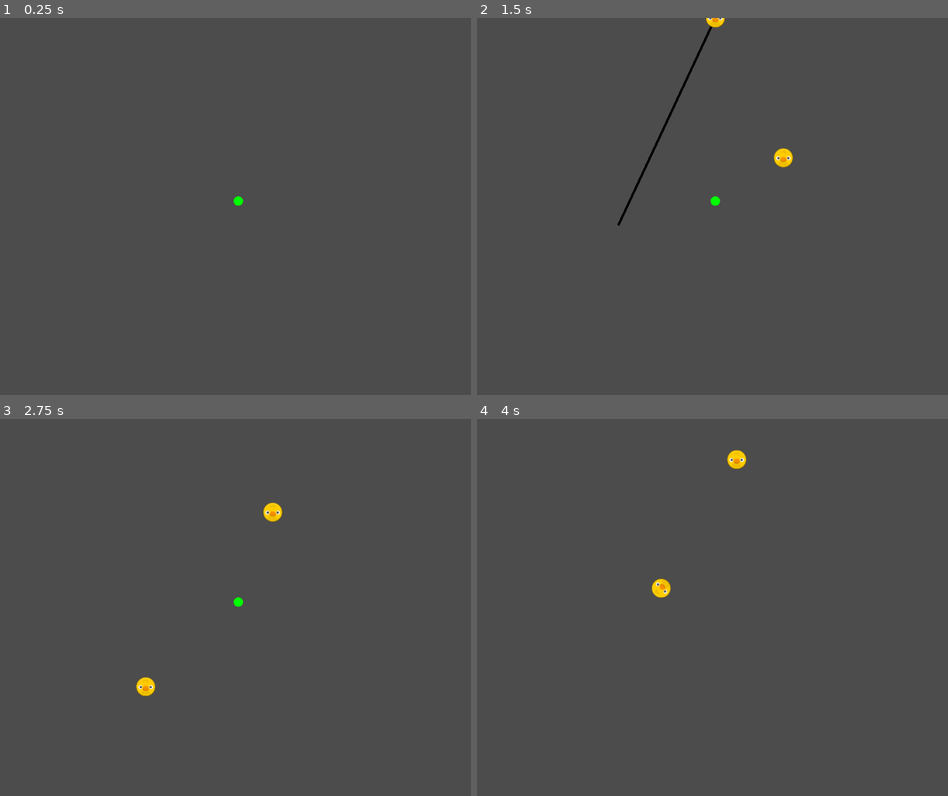
Above: before the commit, frames 1-4 (two rows, left to right).
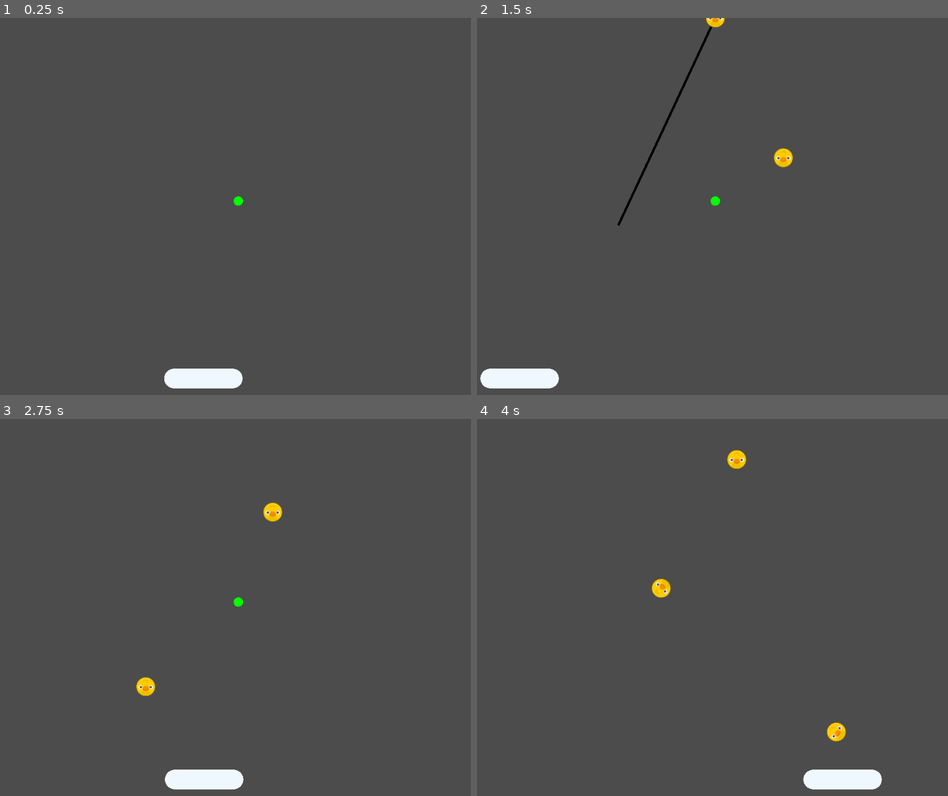
Above: after the commit, the same moments.

Repository: doctor-g/GGJ21
Game: Godot game, scene res://src/Level.tscn
Same seed, same stepped clock (60 frames per second), same inputs: the game is played once before the commit and once after it.
Inputs (mouse positions are in pixels of both pictures, inside the frame that each line leads up to):
- Up to frame 1 (0.25 s): no input
- Up to frame 2 (1.5 s): move the mouse to (816, 187) at 0.52 s; click (816, 187) at 0.67 s; move the mouse to (618, 225) at 1.27 s; click (618, 225) at 1.42 s
- Up to frame 3 (2.75 s): move the mouse to (282, 524) at 2.02 s; click (282, 524) at 2.17 s
- Up to frame 4 (4 s): move the mouse to (688, 682) at 2.77 s; click (688, 682) at 2.92 s; move the mouse to (853, 664) at 3.52 s; click (853, 664) at 3.67 s

The runs differ from the first frame. In frame 1, 0.8% of the frame differs, in the area x 34-52%, y 92-99%; in frame 2, 0.8%; in frame 3, 0.8%; in frame 4, 1.0%, in the area x 69-86%, y 80-99%.

Commit message:
Add the moving target obstacle
It will need to be renamed and themed, but it's there for now

Diff:
--- a/project/src/Level.tscn
+++ b/project/src/Level.tscn
@@ -1,10 +1,28 @@
-[gd_scene load_steps=4 format=2]
+[gd_scene load_steps=6 format=2]
 
 [ext_resource path="res://src/Shooter.tscn" type="PackedScene" id=1]
 [ext_resource path="res://src/Peg.tscn" type="PackedScene" id=2]
+[ext_resource path="res://src/Target.tscn" type="PackedScene" id=3]
 
 [sub_resource type="RectangleShape2D" id=1]
 extents = Vector2( 1, 2000 )
+
+[sub_resource type="Animation" id=2]
+resource_name = "TargetPingPong"
+length = 6.0
+loop = true
+tracks/0/type = "value"
+tracks/0/path = NodePath("Target:position")
+tracks/0/interp = 1
+tracks/0/loop_wrap = true
+tracks/0/imported = false
+tracks/0/enabled = true
+tracks/0/keys = {
+"times": PoolRealArray( 0, 1.5, 4.5, 6 ),
+"transitions": PoolRealArray( 1, 1, 1, 1 ),
+"update": 0,
+"values": [ Vector2( 500, 765 ), Vector2( 90.4682, 765 ), Vector2( 913.512, 765 ), Vector2( 500, 765 ) ]
+}
 
 [node name="Level" type="Control"]
 anchor_right = 1.0
@@ -29,3 +47,10 @@
 
 [node name="CollisionShape2D" type="CollisionShape2D" parent="RightWall"]
 shape = SubResource( 1 )
+
+[node name="Target" parent="." instance=ExtResource( 3 )]
+position = Vector2( 913.512, 765 )
+
+[node name="AnimationPlayer" type="AnimationPlayer" parent="."]
+autoplay = "TargetPingPong"
+anims/TargetPingPong = SubResource( 2 )
--- /dev/null
+++ b/project/src/Target.gd
@@ -0,0 +1,10 @@
+extends KinematicBody2D
+
+
+func _draw():
+	var radius = $CollisionShape2D.shape.radius
+	var height = $CollisionShape2D.shape.height
+	var color = Color.aliceblue
+	draw_circle(Vector2(height/2,0), radius, color)
+	draw_circle(-Vector2(height/2,0), radius, color)
+	draw_rect(Rect2(-Vector2(height, radius*2)/2, Vector2(height, radius*2)), color)
--- /dev/null
+++ b/project/src/Target.tscn
@@ -0,0 +1,14 @@
+[gd_scene load_steps=3 format=2]
+
+[ext_resource path="res://src/Target.gd" type="Script" id=1]
+
+[sub_resource type="CapsuleShape2D" id=1]
+radius = 20.7831
+height = 125.0
+
+[node name="Target" type="KinematicBody2D"]
+script = ExtResource( 1 )
+
+[node name="CollisionShape2D" type="CollisionShape2D" parent="."]
+rotation = 1.5708
+shape = SubResource( 1 )
